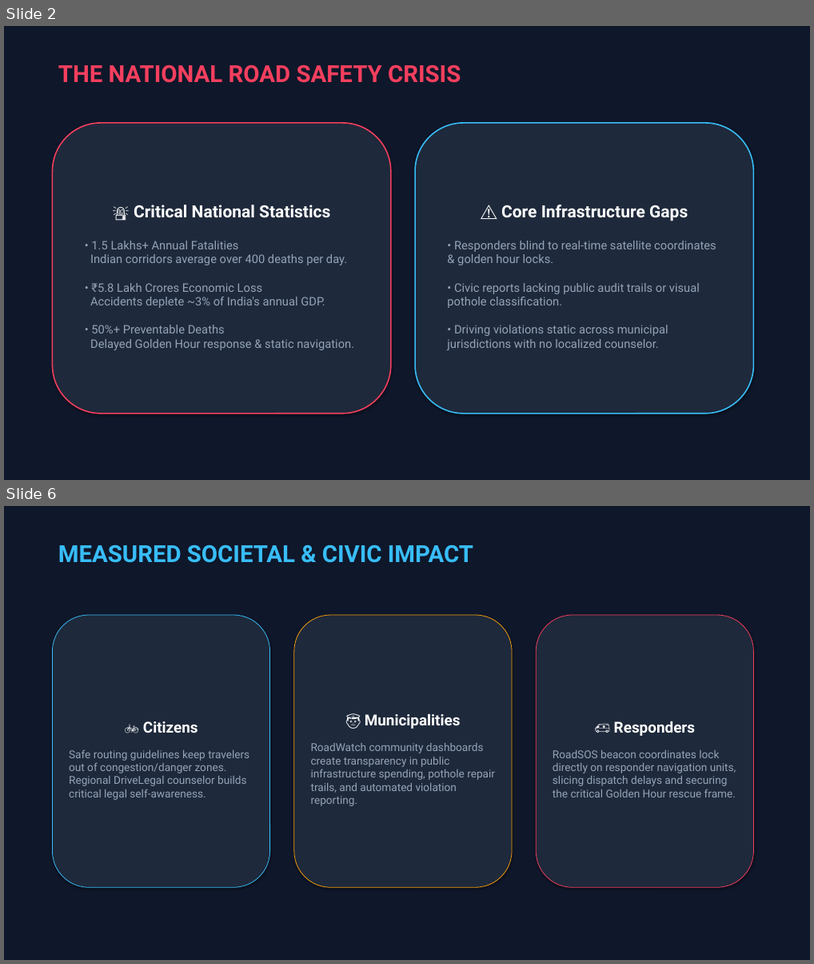
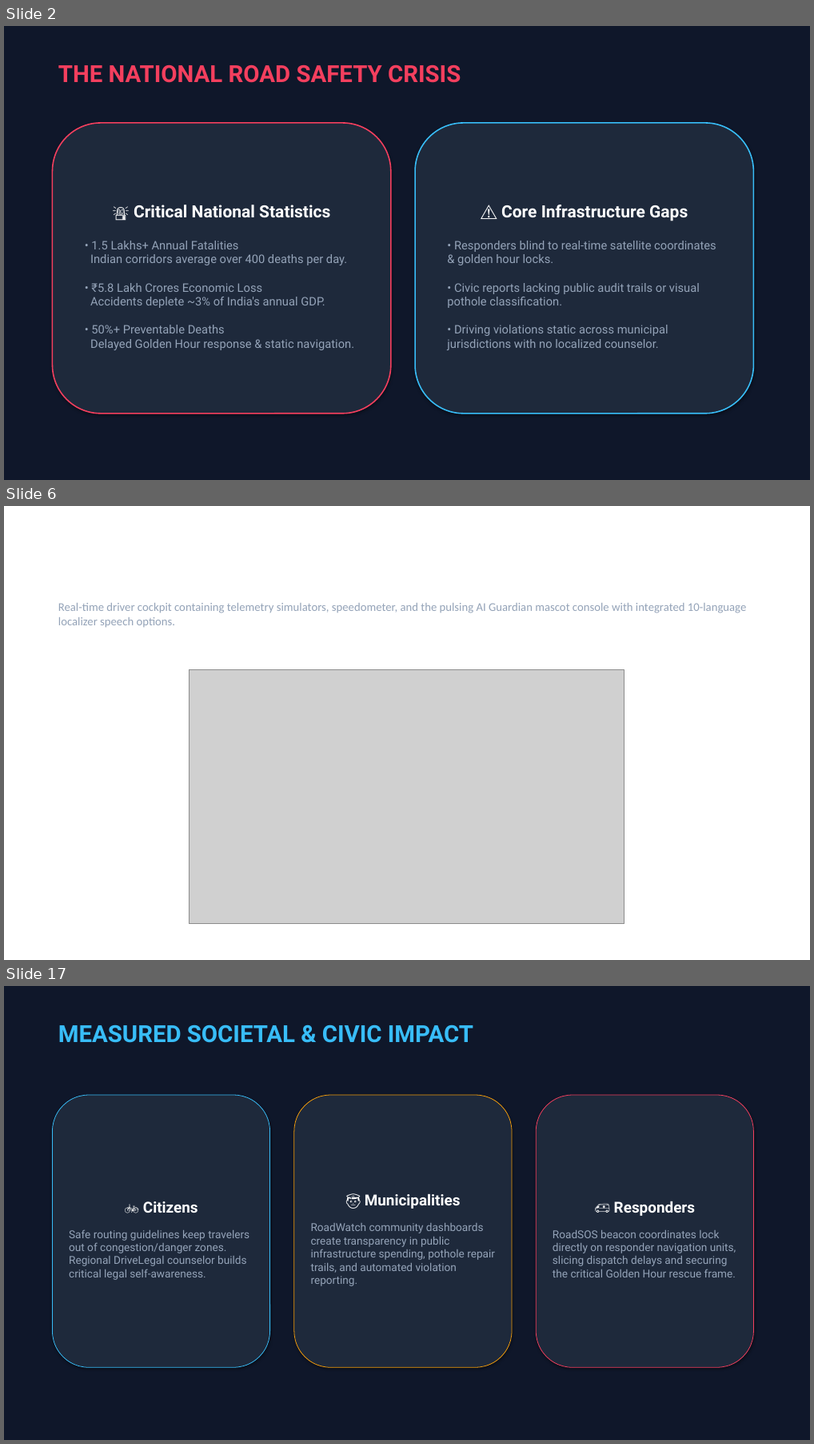
Before and after one commit to Ajayrathod04/RaastaSense, a slide deck: RaastaSense_Hackathon_Presentation.pptx. Shown one above the other, each under a label of ours: slides 2 and 6 before the commit, slides 2, 6 and 17 after it; the slides between them are not shown. The pictures are 814x964 and 814x1444 pixels, drawn with LibreOffice and Linux fonts; fonts in the diff are those of the drawing; grey boxes stand for pictures. Boxes give left, top, right and bottom in pixels: in the first picture for what was removed or moved away, otherwise in the second. Text is boxed around its words. In the diff, an @@ line names an element or a change of style, - is before the commit and + after.

Commit message:
hackathon-upgrades: fix Map coordinates, correct speedometer types, integrate 10-city Analytics dashboard, add AI Guardian assistant page, and update submission assets

```diff
--- a/RaastaSense_Hackathon_Presentation.pptx
+++ b/RaastaSense_Hackathon_Presentation.pptx
@@ slide 6 added at <box>4,506,810,960</box>, background #FFFFFF @@
@@ text added at <box>58,603,746,628</box>, 14 pt, text #94A3B8 @@
+Real-time driver cockpit containing telemetry simulators, speedometer, and the pulsing AI Guardian mascot console with integrated 10-language localizer speech options.
@@ picture added at <box>189,669,625,924</box> @@
@@ what was slide 6 is now slide 17 @@
```
Also in this commit, not shown: 3 slides changed, 10 other slides added, 9 other files.
